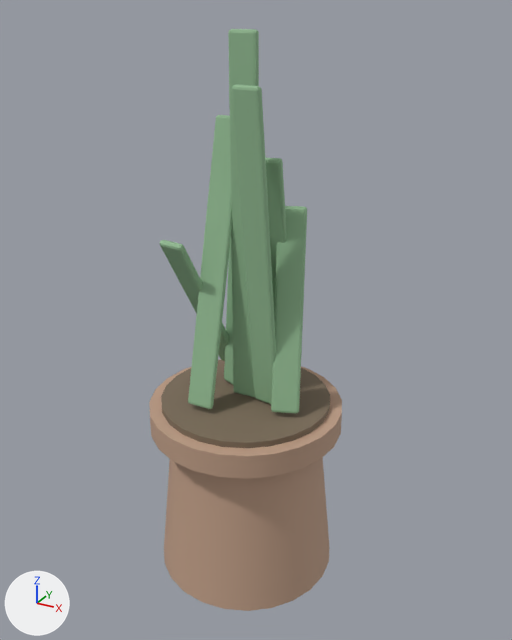
A saved change to the glTF model public/models/furniture/plant.glb.
Before and after are seen from a 50 mm camera at (0.638, -1.117, 1.132) aimed at (0.018, 0.011, 0.568). Lighting does not change. The marker at lower left points along +X, +Y and +Z. The older version comes first. Vertices at exactly the same position are counted once.

Objects in the first picture: 'furn_plant'.
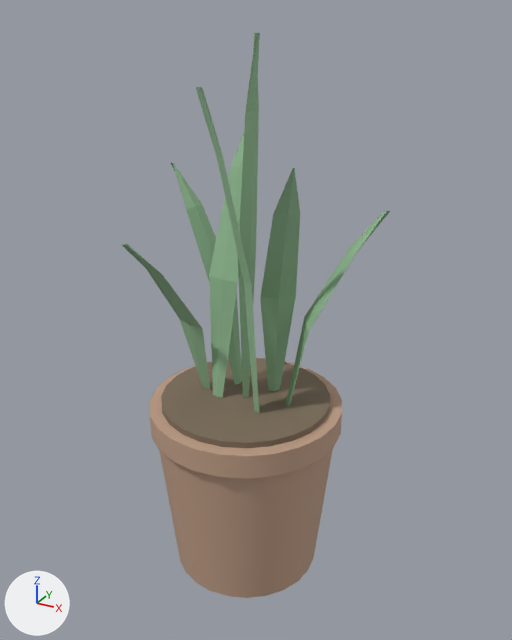
Location of each change, (x1, y1, x2, y2) in pixels of the pictures (512 x 640 px):
'furn_plant', reshaped (39% wider): before (149, 29, 342, 611); after (122, 33, 390, 598)
part 1 of me_mesh_plant, rebuilt: before (188, 115, 232, 409); after (209, 134, 244, 398)
part 2 of me_mesh_plant, rebuilt (44% wider): before (232, 85, 276, 404); after (196, 87, 260, 413)
part 3 of me_mesh_plant, rebuilt (11% wider, 8% taller): before (271, 206, 307, 414); after (260, 167, 300, 391)
part 4 of me_mesh_plant, added: after (171, 163, 242, 385)
part 5 of me_mesh_plant, added: after (285, 211, 390, 407)
part 6 of me_mesh_plant, added: after (122, 243, 210, 389)
part 7 of me_mesh_plant, deleted: before (160, 240, 229, 361)
part 8 of me_mesh_plant, deleted: before (224, 241, 233, 384)
part 9 of me_mesh_plant, deleted: before (265, 158, 287, 308)
part 10 of me_mesh_plant, reshaped: before (164, 29, 329, 611); after (159, 33, 333, 598)

Edits to the bpy script that builds the scene:
```text
Change me_mesh_plant:
    used by ob_furn_plant; location = (0.0, 0.0, 0.0)
    remove me_mesh_plant.from_pydata(...)  # 536 vertices, 1032 faces; spans x -0.2..0.2, y -0.2..0.2, z 0.0..1.1
    add me_mesh_plant.from_pydata(...)  # 256 vertices, 472 faces; spans x -0.213..0.244, y -0.2..0.2, z 0.0..1.095
    me_mesh_plant part 1: the loose piece of 56 vertices spanning x -0.079..-0.021, y -0.103..0.043, z 0.408..0.952 is rebuilt with 16 vertices and now spans x -0.082..-0.013, y -0.034..0.112, z 0.395..0.955
    me_mesh_plant part 2: the loose piece of 56 vertices spanning x 0.019..0.081, y -0.081..0.001, z 0.402..1.018 is rebuilt with 16 vertices and now spans x -0.027..0.059, y -0.11..-0.027, z 0.395..1.015
    me_mesh_plant part 3: the loose piece of 56 vertices spanning x 0.046..0.134, y -0.048..0.068, z 0.406..0.794 is rebuilt with 16 vertices and now spans x 0.03..0.138, y -0.078..0.057, z 0.395..0.895
    me_mesh_plant part 4: a new loose piece of 16 vertices spanning x -0.213..-0.036, y 0.011..0.083, z 0.395..0.845, in mat_yr_leafgreen (greyish green #90b890)
    me_mesh_plant part 5: a new loose piece of 16 vertices spanning x 0.084..0.244, y 0.0..0.108, z 0.395..0.795, in mat_yr_leafgreen (greyish green #90b890)
    me_mesh_plant part 6: a new loose piece of 16 vertices spanning x -0.145..-0.066, y -0.191..-0.006, z 0.395..0.755, in mat_yr_leafgreen (greyish green #90b890)
    me_mesh_plant part 7: the loose piece of 56 vertices spanning x -0.129..-0.051, y -0.103..0.083, z 0.421..0.739 is deleted
    me_mesh_plant part 8: the loose piece of 56 vertices spanning x -0.071..-0.009, y 0.012..0.068, z 0.4..0.85 is deleted
    me_mesh_plant part 9: the loose piece of 56 vertices spanning x 0.001..0.079, y -0.02..0.12, z 0.407..0.893 is deleted
    me_mesh_plant part 10
    53 vertices are removed from x -0.028..0.028, y -0.008..0.008, z 0.4..1.1
    108 faces are deleted
    51 vertices move from x -0.19..0.19, y -0.19..0.19, z 0.0..1.098 to x -0.19..0.19, y -0.19..0.19, z 0.0..0.969
    13 vertices are added at x 0.0..0.031, y -0.035..0.035, z 0.395..1.095
    28 new faces join them, mat_yr_leafgreen (greyish green #90b890)
```
